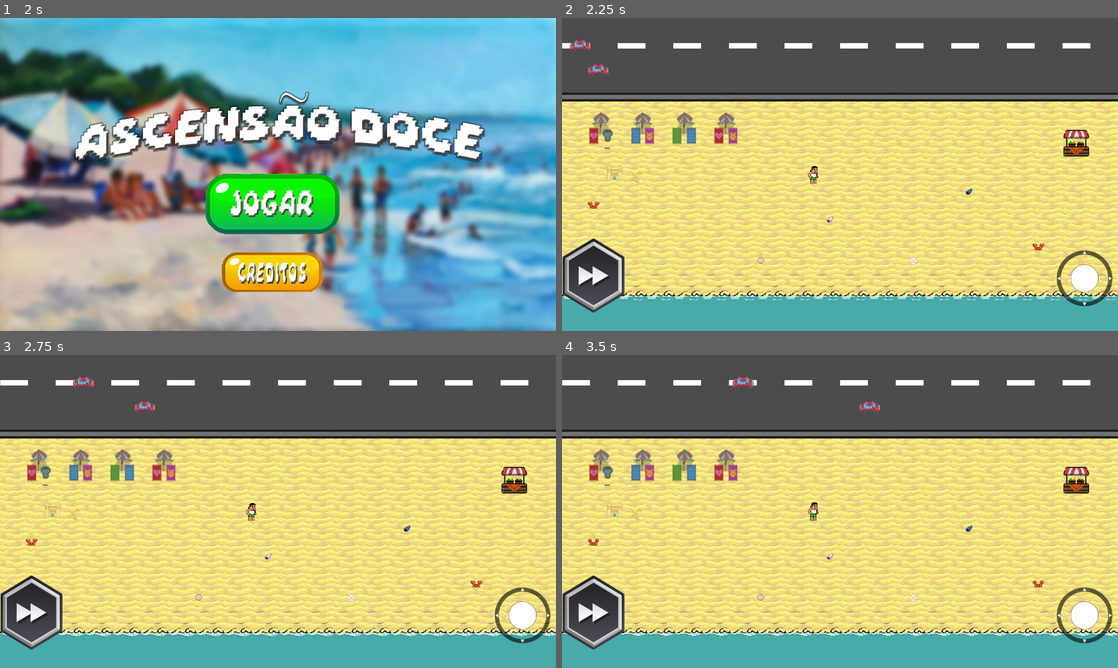
Above: before the commit, frames 1-4 (two rows, left to right).
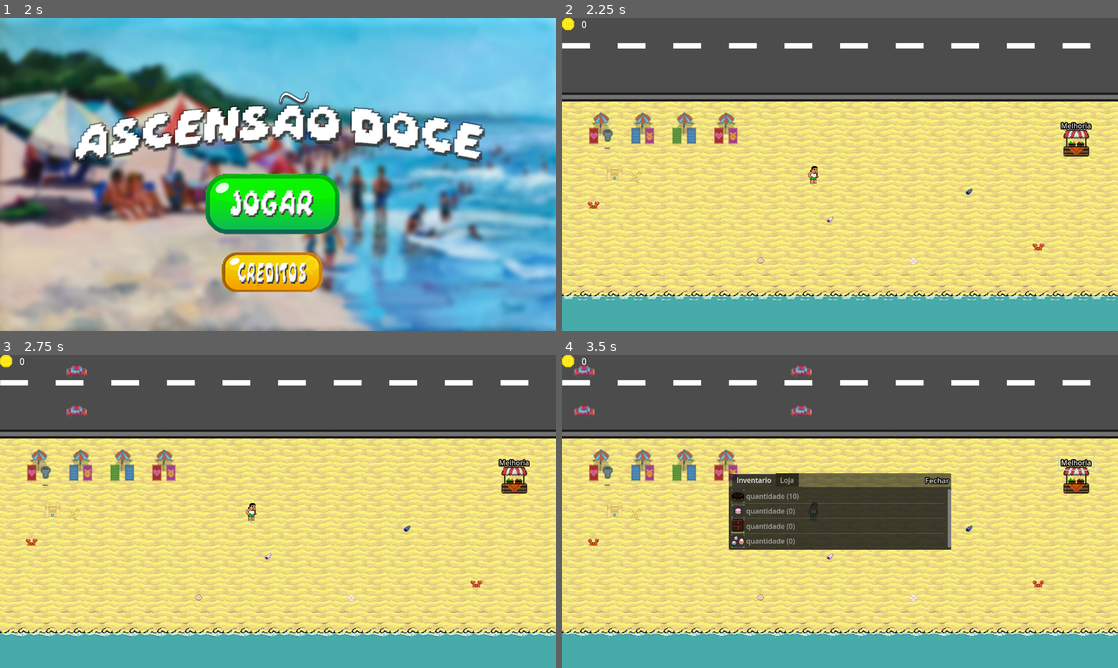
Above: after the commit, the same moments.

Repository: HEITORNERY/JAM_LABIRAS_ENTERPRISE
Game: Godot game, scene res://scenes/home.tscn
The game is run twice, just before and just after one commit, with the same random seed, the same clock (stepped at 60 frames per second) and the same inputs.
Inputs (mouse positions are in pixels of both pictures, inside the frame that each line leads up to):
- Up to frame 1 (2 s): click (272, 271) at 0.5 s; click (278, 280) at 1.25 s
- Up to frame 2 (2.25 s): click (834, 202) at 2 s
- Up to frame 3 (2.75 s): no input
- Up to frame 4 (3.5 s): click (1073, 461) at 2.75 s, where only the run after the commit has a clickable "Melhoria"

Frame 1 is identical in both runs. In frame 2, 3.2% of the frame differs, in the area x 0-99%, y 0-95%; in frame 3, 3.4%; in frame 4, 13%.
Error before the commit: Invalid assignment of property or key 'text' with value of type 'String' on a base object of type 'null instance'. (res://scripts/level.gd:24)

Commit message:
Apk do jogo e exe feitos

Diff:
--- a/scenes/level_1.tscn
+++ b/scenes/level_1.tscn
@@ -11,8 +11,7 @@
 [ext_resource type="Texture2D" uid="uid://c5du3pw1ff7o" path="res://Terrain/objects/1.png" id="8_r1yyf"]
 [ext_resource type="Texture2D" uid="uid://c0ye6bukl7813" path="res://Terrain/objects/BeachDayObjects (1).png" id="9_up52c"]
 [ext_resource type="Texture2D" uid="uid://blmwupm4e22rs" path="res://Terrain/objects/124x124.png" id="10_b3owv"]
-[ext_resource type="Script" path="res://scripts/path_follow_car_1.gd" id="12_08ww0"]
-[ext_resource type="Script" path="res://scripts/path_follow_car_2.gd" id="12_u66yc"]
+[ext_resource type="Script" path="res://scripts/carro_spaw_level_1.gd" id="12_ik0dm"]
 
 [sub_resource type="RectangleShape2D" id="RectangleShape2D_001yl"]
 size = Vector2(10, 1280)
@@ -156,18 +155,6 @@
 sources/0 = SubResource("TileSetAtlasSource_brgfy")
 sources/1 = SubResource("TileSetAtlasSource_f6s4e")
 
-[sub_resource type="Curve2D" id="Curve2D_j87mf"]
-_data = {
-"points": PackedVector2Array(0, 0, 0, 0, 0, 120, 0, 0, 0, 0, 128, 120, 0, 0, 0, 0, 288, 120, 0, 0, 0, 0, 472, 120, 0, 0, 0, 0, 640, 120, 0, 0, 0, 0, 808, 120, 0, 0, 0, 0, 1016, 120, 0, 0, 0, 0, 1192, 120, 0, 0, 0, 0, 1392, 120)
-}
-point_count = 9
-
-[sub_resource type="Curve2D" id="Curve2D_lryol"]
-_data = {
-"points": PackedVector2Array(0, 0, 0, 0, -8, 64, 0, 0, 0, 0, 104, 64, 0, 0, 0, 0, 232, 64, 0, 0, 0, 0, 424, 64, 0, 0, 0, 0, 536, 64, 0, 0, 0, 0, 680, 64, 0, 0, 0, 0, 848, 64, 0, 0, 0, 0, 1048, 64, 0, 0, 0, 0, 1208, 64, 0, 0, 0, 0, 1384, 64)
-}
-point_count = 10
-
 [sub_resource type="RectangleShape2D" id="RectangleShape2D_cm7dy"]
 size = Vector2(1283, 127)
 
@@ -179,15 +166,11 @@
 [node name="Timer" type="Timer" parent="."]
 
 [node name="HUD" type="CanvasLayer" parent="."]
-
-[node name="Gold10Piece" type="Sprite2D" parent="HUD"]
-position = Vector2(14, 14)
-texture = ExtResource("3_pvjsx")
 
 [node name="Label" type="Label" parent="HUD"]
 offset_left = 31.0
 offset_right = 71.0
-offset_bottom = 28.0
+offset_bottom = 30.0
 theme_override_colors/font_color = Color(1, 1, 1, 1)
 theme_override_colors/font_shadow_color = Color(0, 0, 0, 1)
 theme_override_colors/font_outline_color = Color(1.8049e-08, 0, 0.0381065, 1)
@@ -199,6 +182,10 @@
 vertical_alignment = 1
 autowrap_mode = 3
 
+[node name="Gold10Piece" type="Sprite2D" parent="HUD"]
+position = Vector2(14, 14)
+texture = ExtResource("3_pvjsx")
+
 [node name="InventoryButton" type="Button" parent="HUD"]
 offset_left = 1144.0
 offset_top = 232.0
@@ -278,26 +265,6 @@
 tile_map_data = PackedByteArray("AAACAAoAAQAAAAAAAAACAAsAAQAAAAEAAAADAAoAAQABAAAAAAADAAsAAQABAAEAAAABAA0AAQAGAAcAAAAHAA …(352 unchanged characters)…
 tile_set = SubResource("TileSet_wodtb")
 
-[node name="Path2D" type="Path2D" parent="."]
-curve = SubResource("Curve2D_j87mf")
-
-[node name="PathFollow2D" type="PathFollow2D" parent="Path2D"]
-position = Vector2(0, 120)
-script = ExtResource("12_u66yc")
-
-[node name="Timer" type="Timer" parent="Path2D"]
-one_shot = true
-
-[node name="Path2D2" type="Path2D" parent="."]
-curve = SubResource("Curve2D_lryol")
-
-[node name="PathFollow2D" type="PathFollow2D" parent="Path2D2"]
-position = Vector2(-8, 64)
-script = ExtResource("12_08ww0")
-
-[node name="Timer" type="Timer" parent="Path2D2"]
-one_shot = true
-
 [node name="Area2D" type="Area2D" parent="."]
 position = Vector2(604, 668)
 collision_layer = 0
@@ -332,11 +299,23 @@
 position = Vector2(36.5, 37.5)
 shape = SubResource("RectangleShape2D_cm7dy")
 
+[node name="Marker2D" type="Marker2D" parent="."]
+position = Vector2(-157, 38)
+script = ExtResource("12_ik0dm")
+
+[node name="Timer" type="Timer" parent="Marker2D"]
+
+[node name="Marker2D2" type="Marker2D" parent="."]
+position = Vector2(-157, 130)
+script = ExtResource("12_ik0dm")
+
+[node name="Timer" type="Timer" parent="Marker2D2"]
+
 [connection signal="timeout" from="Timer" to="." method="_on_timer_timeout"]
 [connection signal="pressed" from="HUD/InventoryButton" to="." method="_on_inventory_button_pressed"]
-[connection signal="timeout" from="Path2D/Timer" to="Path2D/PathFollow2D" method="_on_timer_timeout"]
-[connection signal="timeout" from="Path2D2/Timer" to="Path2D2/PathFollow2D" method="_on_timer_timeout"]
 [connection signal="body_entered" from="Area2D" to="." method="_on_area_2d_body_entered"]
 [connection signal="body_entered" from="Area2D2" to="." method="_on_area_2d_body_entered"]
 [connection signal="body_entered" from="Area2D3" to="." method="_on_area_2d_body_entered"]
 [connection signal="body_entered" from="Area2D4" to="." method="_on_area_2d_body_entered"]
+[connection signal="timeout" from="Marker2D/Timer" to="Marker2D" method="_on_timer_timeout"]
+[connection signal="timeout" from="Marker2D2/Timer" to="Marker2D2" method="_on_timer_timeout"]
--- a/scenes/npc_1.tscn
+++ b/scenes/npc_1.tscn
@@ -100,7 +100,7 @@
 [sub_resource type="CircleShape2D" id="CircleShape2D_wfapb"]
 radius = 15.0333
 
-[node name="NPC_1" type="CharacterBody2D"]
+[node name="NPC_1" type="CharacterBody2D" groups=["NPC_1"]]
 collision_layer = 2
 collision_mask = 0
 script = ExtResource("1_iyrii")
--- a/scripts/carro_1.gd
+++ b/scripts/carro_1.gd
@@ -1,6 +1,17 @@
 extends CharacterBody2D
 class_name Car
+
+var speed : float = 500.0
+var direction_move : Vector2
+
+func _physics_process(delta: float) -> void:
+	velocity = speed * direction_move
+	move_and_slide()
 
 func _on_area_2d_body_entered(body: Node2D) -> void:
 	if body is Player:
 		body.dead()
+
+func _process(_delta: float) -> void:
+	if global_position.x >= 1281:
+		queue_free()
--- /dev/null
+++ b/scripts/carro_spaw_level_1.gd
@@ -0,0 +1,16 @@
+extends Marker2D
+class_name CarroSpawnarLevel1
+
+var car_scene = preload("res://scenes/carro_1.tscn")
+
+func _ready() -> void:
+	var car = car_scene.instantiate()
+	car.direction_move = Vector2.RIGHT
+	$".".add_child(car)
+	$Timer.start(1)
+
+func _on_timer_timeout() -> void:
+	var car = car_scene.instantiate()
+	car.direction_move = Vector2.RIGHT
+	$".".add_child(car)
+	$Timer.start(1)
--- a/scripts/npc.gd
+++ b/scripts/npc.gd
@@ -65,19 +65,19 @@
 		match bombom_escolhido:
 			0:
 				$item.texture = bombom_1
-				preco_bombom = 5
+				preco_bombom = 7
 				bombom_nivel = 1
 			1:
 				$item.texture = bombom_2
-				preco_bombom = 10
+				preco_bombom = 16
 				bombom_nivel = 2
 			2:
 				$item.texture = bombom_3
-				preco_bombom = 20
+				preco_bombom = 31
 				bombom_nivel = 3
 			3:
 				$item.texture = bombom_4
-				preco_bombom = 40
+				preco_bombom = 61
 				bombom_nivel = 4
 
 	# no início o npc não compro nada
@@ -150,3 +150,7 @@
 		elif body.nivel >= bombom_nivel and Global.inventario["bombom_4"].quantidade >= 1:
 			comprando = true
 			interagir_com_player()
+
+func _process(_delta: float) -> void:
+	if global_position.y >= 721 or global_position.x >= 1281:
+		queue_free()
--- a/scripts/player.gd
+++ b/scripts/player.gd
@@ -17,10 +17,10 @@
 
 func _ready() -> void:
 	if OS.get_name() == "Android" or OS.get_name() == "iOS":
-		$"../HUD".visible = true
+		$HUD.visible = true
 		joystick_can = true
 	else:
-		$"../HUD".queue_free()
+		$HUD.queue_free()
 		joystick_can = false
 
 func _physics_process(_delta: float) -> void:
Not shown, changed: export_presets.cfg
Not shown: 1 places in scenes/level_1.tscn that only renumber resources
Not shown, changed: export/jamEmpresa.apk
Not shown, changed: export/jamEmpresa.apk.idsig
Not shown, added: export/jamEmpresa.console.exe
Not shown, added: export/jamEmpresa.exe
Not shown, added: export/jamEmpresa.pck
